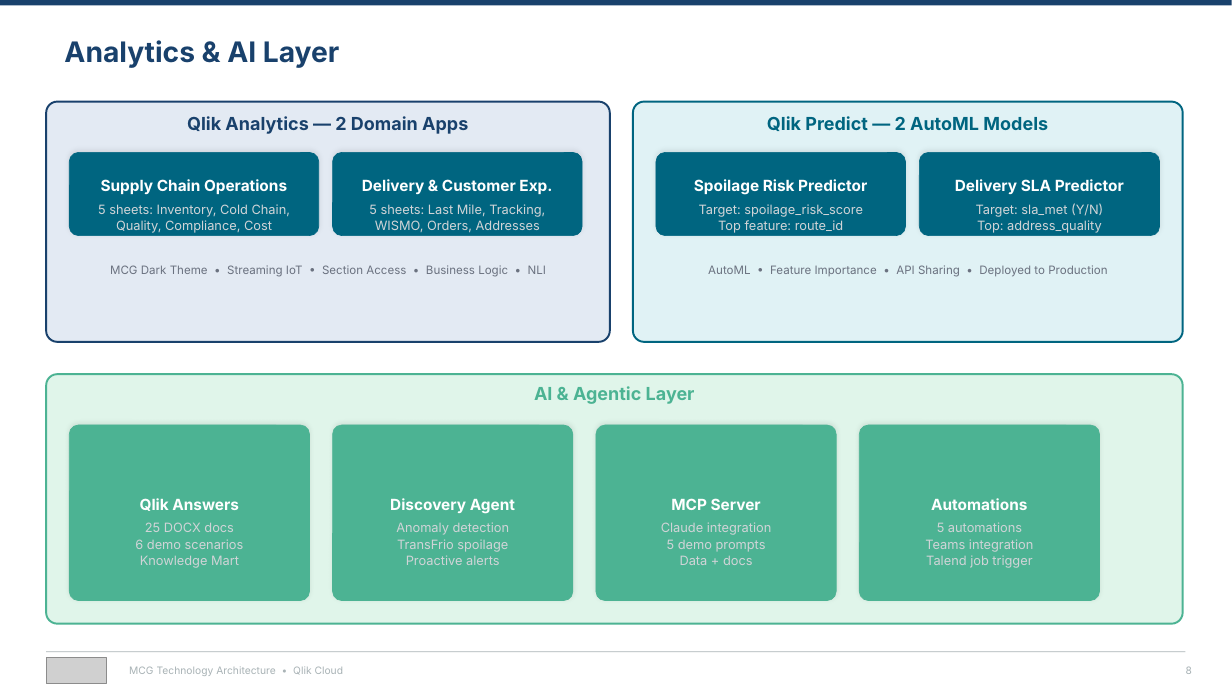
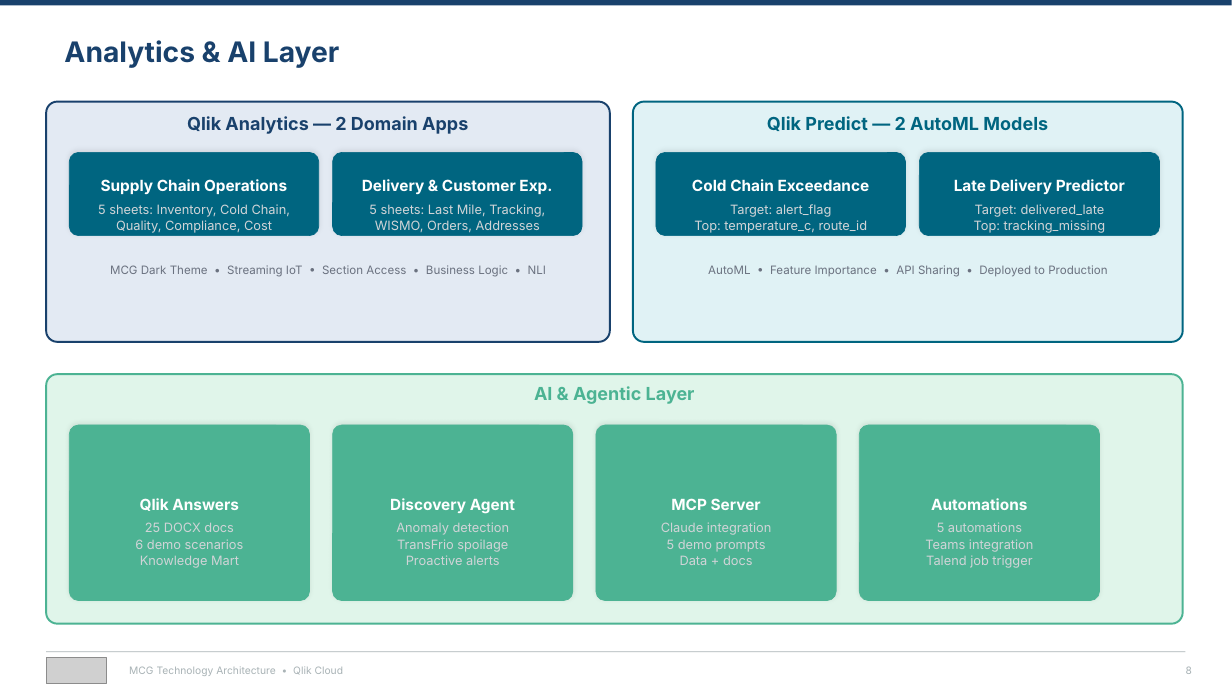
Before and after one commit to robertschoenfeldqlik/meridan_retail_group_qlik_demo_assets, a slide deck: slide 8 of MCG_Technology_Architecture.pptx. Drawn at 1232x693 pixels with LibreOffice and Linux fonts; fonts in the diff are those of the drawing; grey boxes stand for pictures. Boxes give left, top, right and bottom in pixels: in the first picture for what was removed or moved away, otherwise in the second. Text is boxed around its words. In the diff, an @@ line names an element or a change of style, - is before the commit and + after.

```diff
--- a/MCG_Technology_Architecture.pptx
+++ b/MCG_Technology_Architecture.pptx
@@ text at (x1=692, y1=179, x2=870, y2=191): text changed @@
-Spoilage Risk Predictor
+Cold Chain Exceedance
@@ text at (x1=954, y1=179, x2=1125, y2=194): text changed @@
-Delivery SLA Predictor
+Late Delivery Predictor
@@ text at (x1=694, y1=204, x2=868, y2=233): text changed @@
-Target: spoilage_risk_score
-Top feature: route_id
+Target: alert_flag
+Top: temperature_c, route_id
@@ text at (x1=974, y1=204, x2=1106, y2=233): text changed @@
-Target: sla_met (Y/N)
-Top: address_quality
+Target: delivered_late
+Top: tracking_missing
```
Also in this commit, not shown: 2 other slides changed, 19 other files.
